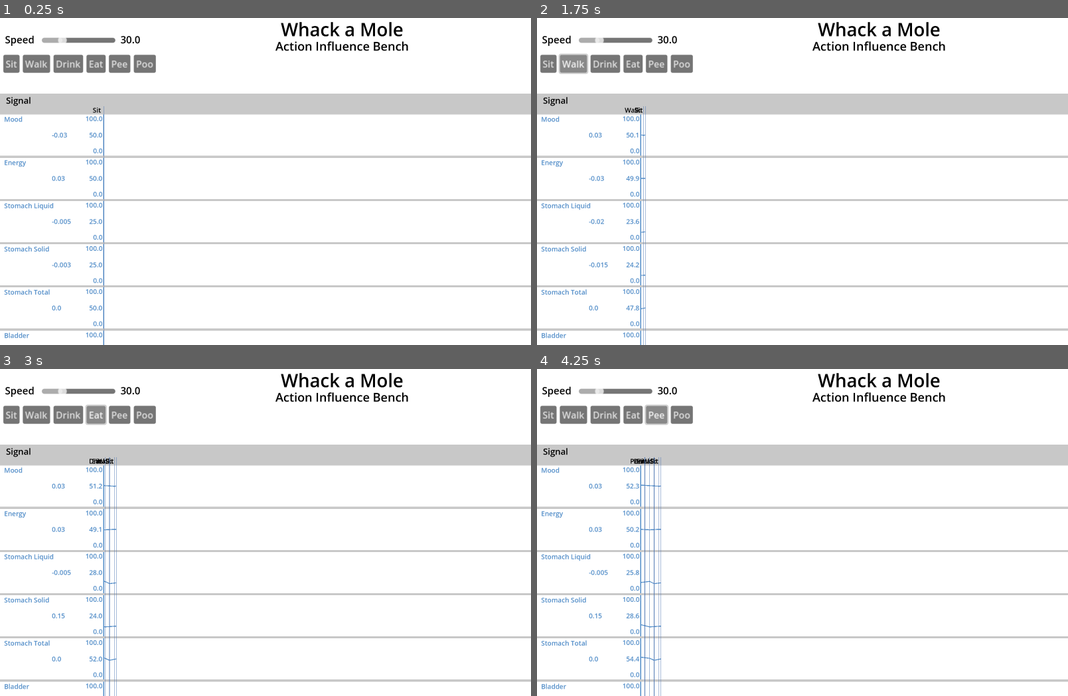
Above: before the commit, frames 1-4 (two rows, left to right).
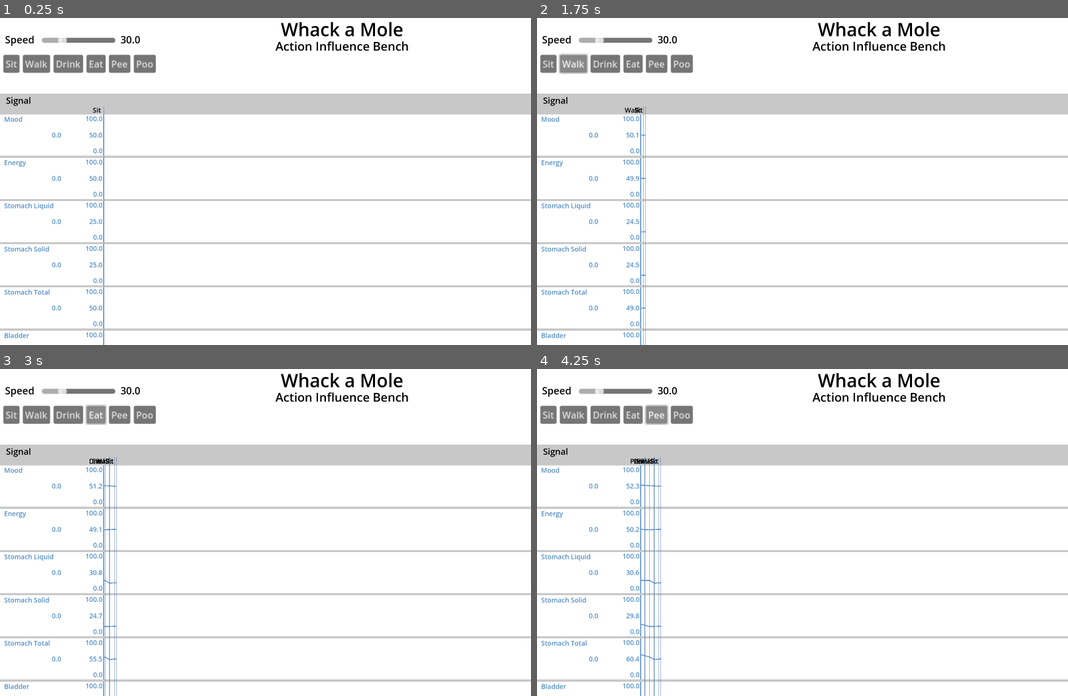
Above: after the commit, the same moments.

Repository: steampunkmind/mitw-action-influence-bench
Game: Godot game, scene res://bench.tscn
Two runs of this game, one before a commit and one after it. Both use one fixed random seed, a clock stepped at 60 frames per second and the inputs below.
Inputs:
- Up to frame 1 (0.25 s): no input
- Up to frame 2 (1.75 s): click "Sit" at 0.5 s; click "Walk" at 1.25 s
- Up to frame 3 (3 s): click "Drink" at 2 s; click "Eat" at 2.75 s
- Up to frame 4 (4.25 s): click "Pee" at 3.5 s

The runs differ from the first frame. In frame 1, 0.1% of the frame differs, in the area x 9-14%, y 35-77%; in frame 2, 0.1%; in frame 3, 0.1%; in frame 4, 0.2%, in the area x 9-24%, y 35-90%.

Commit message:
Removes signal influence and uses signal formulas instead.

Diff:
--- a/bench.tscn
+++ b/bench.tscn
@@ -80,11 +80,17 @@
 grow_vertical = 1
 color = Color(0.784314, 0.784314, 0.784314, 1)
 signal_array_dicts = Array[Dictionary]([{
+"formulas": {
+"Linear": 0.0
+},
 "max": 100.0,
 "min": 0.0,
 "name": "Mood",
 "value": 50.0
 }, {
+"formulas": {
+"Linear": 0.0
+},
 "max": 100.0,
 "min": 0.0,
 "name": "Energy",
@@ -92,7 +98,7 @@
 }, {
 "formulas": {
 "Max Limit": ["Stomach Total"],
-"Outflow Percent": 0.002
+"Outflow Percent": 0.75
 },
 "max": 100.0,
 "min": 0.0,
@@ -101,7 +107,7 @@
 }, {
 "formulas": {
 "Max Limit": ["Stomach Total"],
-"Outflow Percent": 0.001
+"Outflow Percent": 0.05
 },
 "max": 100.0,
 "min": 0.0,
@@ -118,7 +124,7 @@
 }, {
 "formulas": {
 "Inflow Percent": [{
-"inflow_percent": 0.001,
+"inflow_percent": 0.038,
 "signal_name": "Stomach Liquid"
 }]
 },
@@ -129,7 +135,7 @@
 }, {
 "formulas": {
 "Inflow Percent": [{
-"inflow_percent": 0.001,
+"inflow_percent": 0.038,
 "signal_name": "Stomach Solid"
 }]
 },
@@ -147,50 +153,101 @@
 script = ExtResource("2_a5qnj")
 action_array = Array[Dictionary]([{
 "influences": {
-"Bladder": 0.0,
-"Bowels": 0.0,
-"Energy": 0.03,
-"Mood": -0.03,
-"Stomach Liquid": -0.005,
-"Stomach Solid": -0.003
+"Bladder": [{
+"Linear": 0.0
+}],
+"Bowels": [{
+"Linear": 0.0
+}],
+"Energy": [{
+"Linear": 0.03
+}],
+"Mood": [{
+"Linear": -0.03
+}],
+"Stomach Liquid": [{
+"Linear": 0.0,
+"Outflow Percent": 0.025
+}],
+"Stomach Solid": [{
+"Linear": -0.003
+}]
 },
 "name": "Sit"
 }, {
 "influences": {
-"Bladder": 0.0,
-"Bowels": 0.0,
-"Energy": -0.03,
-"Mood": 0.03,
-"Stomach Liquid": -0.02,
-"Stomach Solid": -0.015
+"Bladder": [{
+"Linear": 0.0
+}],
+"Bowels": [{
+"Linear": 0.0
+}],
+"Energy": [{
+"Linear": -0.03
+}],
+"Mood": [{
+"Linear": 0.03
+}],
+"Stomach Liquid": [{
+"Linear": 0.0,
+"Outflow Percent": 0.125
+}],
+"Stomach Solid": [{
+"Linear": -0.015
+}]
 },
 "name": "Walk"
 }, {
 "influences": {
-"Bladder": 0.0,
-"Bowels": 0.0,
-"Stomach Liquid": 0.3,
-"Stomach Solid": -0.003
+"Bladder": [{
+"Linear": 0.0
+}],
+"Bowels": [{
+"Linear": 0.0
+}],
+"Stomach Liquid": [{
+"Linear": 0.3,
+"Outflow Percent": 0.0
+}],
+"Stomach Solid": [{
+"Linear": -0.003
+}]
 },
 "name": "Drink"
 }, {
 "influences": {
-"Bladder": 0.0,
-"Bowels": 0.0,
-"Energy": 0.03,
-"Mood": 0.03,
-"Stomach Liquid": -0.005,
-"Stomach Solid": 0.15
+"Bladder": [{
+"Linear": 0.0
+}],
+"Bowels": [{
+"Linear": 0.0
+}],
+"Energy": [{
+"Linear": 0.03
+}],
+"Mood": [{
+"Linear": 0.03
+}],
+"Stomach Liquid": [{
+"Linear": -0.005
+}],
+"Stomach Solid": [{
+"Linear": 0.15
+}]
 },
 "name": "Eat"
 }, {
 "influences": {
-"Bladder": -0.2
+"Bladder": [{
+"Linear": -0.2
+}]
 },
 "name": "Pee"
 }, {
 "influences": {
-"Bowels": -0.2
+"Bowels": [{
+"Linear": -0.2
+}]
 },
 "name": "Poo"
 }])
--- a/signal_graph.gd
+++ b/signal_graph.gd
@@ -69,13 +69,15 @@
 	add_child(new_action_line)
 	action_lines.insert(0, new_action_line)
 
-	# Set influences
+	## Set influences
 	var influences = dict.get("influences")
 	if (influences != null):
-		for row in signal_graph_rows.values():
-			var influence = influences.get(row.name)
-			if (influence != null):
-				row.set_influence(influence)
+		for key: String in influences.keys():
+			var formulas = influences.get(key)
+			if (formulas is Array):
+				var signal_graph_row = signal_graph_rows.get(key)
+				signal_graph_row.set_formulas(formulas)
+
 
 ### Support for signal graph rows ###
 # All signal values that depend on other rows
@@ -83,9 +85,13 @@
 # SignalGraphRows should be blind to other rows.
 func calc_signal_formulas(source_row: SignalGraphRow, formulas: Dictionary) -> float:
 	var result = source_row.get_signal_value()
+	var limit_value = false
 	for key: String in formulas.keys():
 		#This should be done with a base class and a subclass for each formula type
 		match (key):
+			"Linear":
+				var linear_change = formulas.get(key)
+				result += linear_change
 			"Sum":
 				result = 0.0
 				var signal_names = formulas.get(key)
@@ -93,37 +99,27 @@
 					var signal_graph_row = signal_graph_rows.get(signal_name)
 					result += signal_graph_row.get_signal_value()
 			"Max Limit":
-				var limit_value = false
-				var influence = source_row.get_influence()
-				if (influence > 0):
-					var signal_names = formulas.get(key)
-					for signal_name: String in signal_names:
-						var signal_graph_row = signal_graph_rows.get(signal_name)
-						if (signal_graph_row.get_signal_value() >= signal_graph_row.get_signal_max()):
-							limit_value = true
-							break
-				if (!limit_value):
-					result += influence
+				var signal_names = formulas.get(key)
+				for signal_name: String in signal_names:
+					var signal_graph_row = signal_graph_rows.get(signal_name)
+					if (signal_graph_row.get_signal_value() >= signal_graph_row.get_signal_max()):
+						limit_value = true
+						break
 			"Outflow Percent":
 				var outflow_percent = formulas.get(key)
-				result = result - (result * outflow_percent)
+				result -= result * (outflow_percent/100)
 			"Inflow Percent":
-				result += source_row.get_influence()
 				var formula = formulas.get(key)
 				for formula_dict: Dictionary in formula:
 					var signal_name = formula_dict.get("signal_name")
 					var inflow_percent = formula_dict.get("inflow_percent")
 					var signal_graph_row = signal_graph_rows.get(signal_name)
 					var signal_value = signal_graph_row.get_signal_value()
-					result += signal_value * inflow_percent
+					result += signal_value * (inflow_percent/100)
 			_:
 				print(key + " formula not found.")
 
-	return result
-
-func sum_formula(signal_names: Array) -> float:
-	var result = 0.0
-	for signal_name: String in signal_names:
-		result = 2
+	if (limit_value && result > source_row.get_signal_value()):
+		return source_row.get_signal_value()
 
 	return result
--- a/signal_graph_row.gd
+++ b/signal_graph_row.gd
@@ -4,7 +4,6 @@
 var signal_min
 var signal_max
 var signal_value
-var signal_influence = 0
 var signal_formulas = null
 
 # Called when the node enters the scene tree for the first time.
@@ -85,27 +84,22 @@
 	point.y = signal_value_y()
 	line.add_point(point)
 
-func set_influence(value: float):
-	$ActionValue.text = str(value)
-	signal_influence = value
 
-func get_influence() -> float:
-	return signal_influence
+func set_formulas(formulas: Array):
+	for formula: Dictionary in formulas:
+		for formula_key: String in formula:
+			signal_formulas.set(formula_key, formula.get(formula_key))
 
 
 ### Utils ###
 func update_signal_change_value() -> void:
-	var new_signal_value
-	if (signal_formulas == null):
-		new_signal_value = signal_value + signal_influence
-	else:
-		new_signal_value = get_parent().calc_signal_formulas(self, signal_formulas)
-
-	if (new_signal_value < signal_min):
-		new_signal_value = signal_min
-	elif (new_signal_value > signal_max):
-		new_signal_value = signal_max
-	set_signal_value(new_signal_value)
+	if (signal_formulas != null):
+		var new_signal_value = get_parent().calc_signal_formulas(self, signal_formulas)
+		if (new_signal_value < signal_min):
+			new_signal_value = signal_min
+		elif (new_signal_value > signal_max):
+			new_signal_value = signal_max
+		set_signal_value(new_signal_value)
 
 
 func signal_value_y() -> float:
